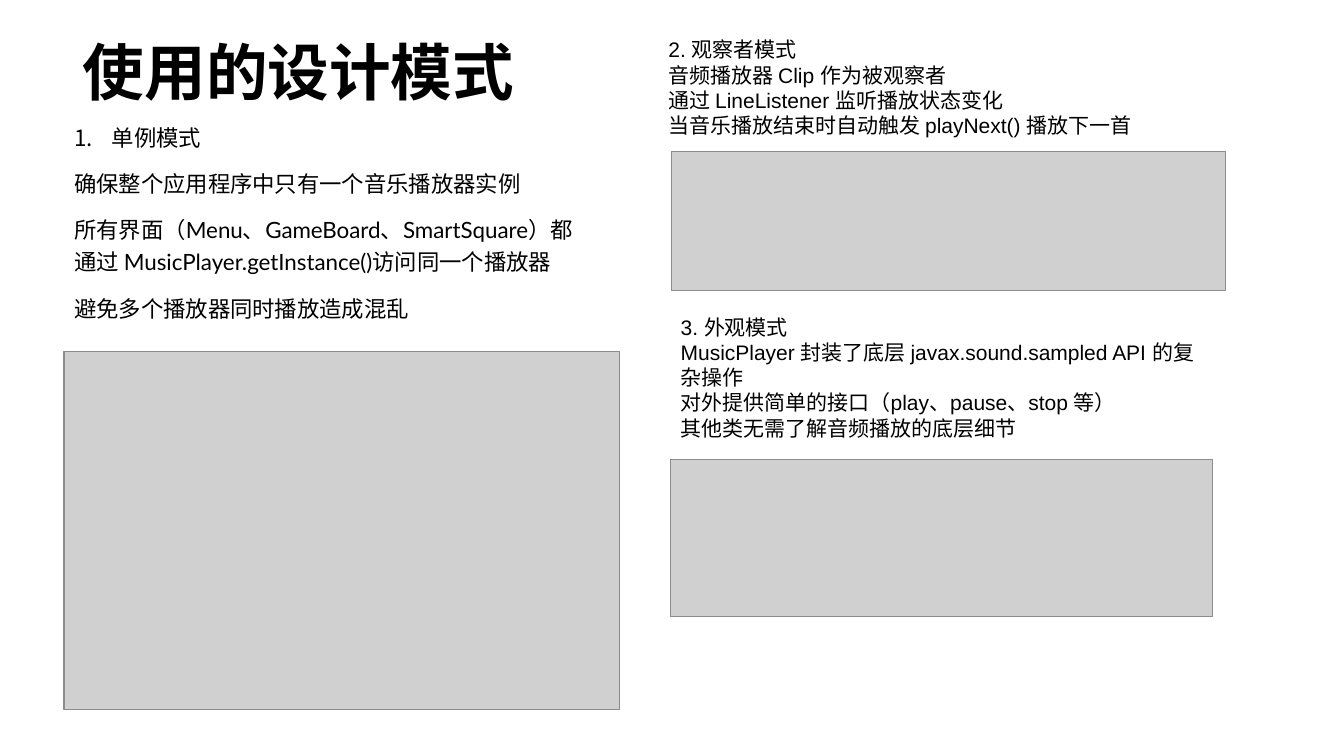
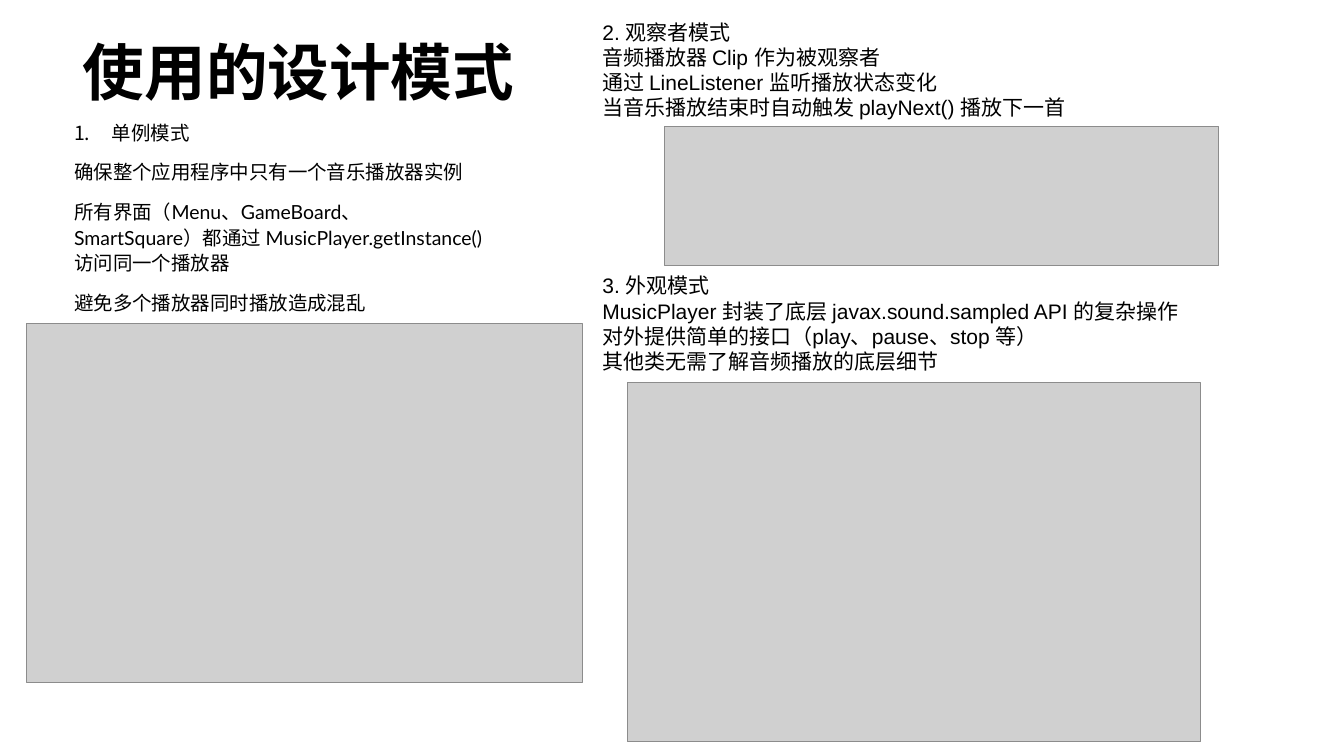
Before and after one commit to wzc506/mineswapper, a slide deck: slide 14 of uml.pptx. Drawn at 1344x756 pixels with LibreOffice and Linux fonts; fonts in the diff are those of the drawing; grey boxes stand for pictures. Boxes give left, top, right and bottom in pixels: in the first picture for what was removed or moved away, otherwise in the second. Text is boxed around its words. In the diff, an @@ line names an element or a change of style, - is before the commit and + after.

```diff
--- a/uml.pptx
+++ b/uml.pptx
@@ text "2. 观察者模式" moved from (x1=668, y1=39, x2=1132, y2=137) to (x1=602, y1=22, x2=1066, y2=120) @@
@@ text "单例模式" at (x1=74, y1=123, x2=483, y2=312): size 16 to 13.9 pt; line spacing 1.2 to 1.1 @@
@@ picture moved from (x1=671, y1=151, x2=1226, y2=291) to (x1=664, y1=126, x2=1219, y2=266) @@
@@ text "3. 外观模式" rewrapped from (x1=681, y1=317, x2=1194, y2=438) to (x1=602, y1=275, x2=1179, y2=371) @@
@@ picture moved from (x1=65, y1=352, x2=620, y2=710) to (x1=27, y1=324, x2=583, y2=682) @@
@@ picture added at (x1=628, y1=383, x2=1202, y2=742) @@
@@ picture removed at (x1=670, y1=460, x2=1213, y2=616) @@
```
Also in this commit, not shown: 3 slides added, 34 other files.
